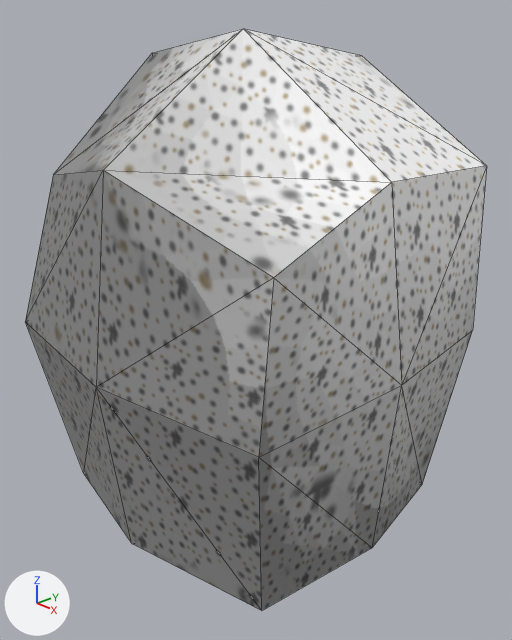
One commit to the Blender file Assets/Models/rock1.blend: the scene before it, then after it.
The view is the same before and after, from a camera (50 mm lens) standing at (2.76, -2.65, 2.4) and looking at (0.0, -0.08, 0.94). The axes (+X, +Y, +Z) are drawn at lower left. The lights are the same throughout. Mesh edges are drawn as thin lines.

The older version as bpy lines, for what is in view:
```python
me_rock_convcol = bpy.data.meshes.new('rock-convcol')
me_rock_convcol.from_pydata(...)  # 26 vertices, 48 faces; spans x -1.18..1.11, y -1.12..1.01, z -0.38..2.47
me_rock_convcol.materials.append(mat_rock1)  # picture img_rock1_png
ob_rock_convcol = bpy.data.objects.new('rock-convcol', me_rock_convcol)
ob_rock_convcol.location = (0.0, 0.0, 0.0)
```
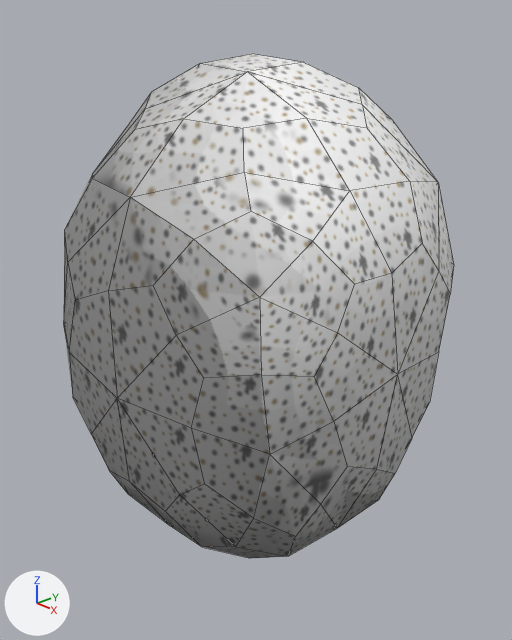
Commit message: playing with rocks

Pixel boxes [x1, y1, x2, y2] of what changed, in the pictures (512 x 640 px):
'rock-convcol', shading changed, modifiers changed (16% narrower, 13% shorter)
    before: [25, 29, 487, 611]
    after: [64, 54, 454, 558]

The edits, one by one:
me_rock_convcol has 26 vertices, 48 faces and spans x -1.18..1.11, y -1.12..1.01, z -0.38..2.47.
me_rock_convcol is used by ob_rock_convcol; location (0.0, 0.0, 0.0).
me_rock_convcol part 1: all faces are now shaded smooth (48 of 48 changed).
Object 'rock-convcol' (ob_rock_convcol) gains a SUBSURF modifier named 'Subdivision'.
Modifier setting: render_levels = 1.
